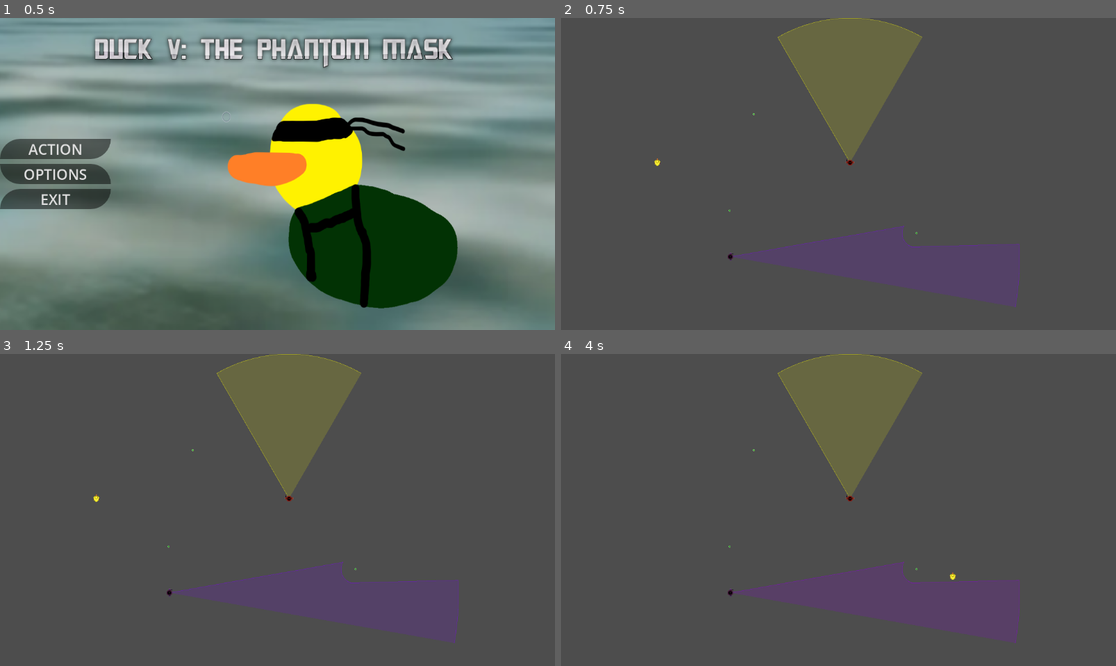
Above: before the commit, frames 1-4 (two rows, left to right).
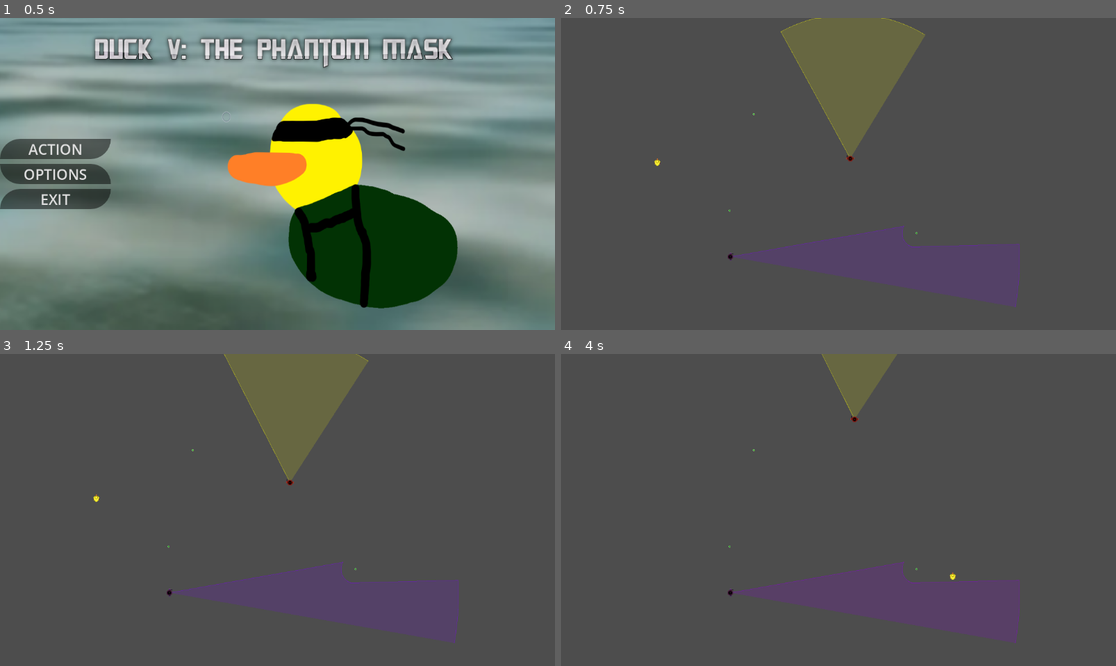
Above: after the commit, the same moments.

Repository: ArpaDeveloper/FGJ2026
Game: Godot game, scene res://scenes/mainmenu.tscn
Same seed, same stepped clock (60 frames per second), same inputs: the game is played once before the commit and once after it.
Inputs (mouse positions are in pixels of both pictures, inside the frame that each line leads up to):
- Up to frame 1 (0.5 s): no input
- Up to frame 2 (0.75 s): click "ACTION" at 0.5 s
- Up to frame 3 (1.25 s): no input
- Up to frame 4 (4 s): move the mouse to (960, 494) at 1.27 s; hold Right (ui_right) 1.28-2.03 s; move the mouse to (727, 525) at 2.02 s; hold Down (ui_down) 2.03-2.78 s; move the mouse to (894, 441) at 2.77 s; hold Right (ui_right) 2.78-3.53 s; move the mouse to (810, 572) at 3.52 s; hold Up (ui_up) from 3.53 s (still down)

Frame 1 is identical in both runs. In frame 2, 0.6% of the frame differs, in the area x 39-66%, y 0-48%; in frame 3, 1.7%; in frame 4, 5.1%.

Commit message:
Added patrolling

Diff:
--- a/scenes/test.tscn
+++ b/scenes/test.tscn
@@ -10,6 +10,12 @@
 
 [sub_resource type="CircleShape2D" id="CircleShape2D_bl13t"]
 radius = 20.0
+
+[sub_resource type="Curve2D" id="Curve2D_at5dv"]
+_data = {
+"points": PackedVector2Array(0, 0, 0, 0, 10, -174, 0, 0, 0, 0, 161, -192, 0, 0, 0, 0, 381, 179, 0, 0, 0, 0, -56, 299, 0, 0, 0, 0, -156, -190)
+}
+point_count = 5
 
 [sub_resource type="RectangleShape2D" id="RectangleShape2D_wall"]
 size = Vector2(1171, 50)
@@ -39,6 +45,9 @@
 [node name="Sprite2D" type="Sprite2D" parent="Enemy" unique_id=1301346956]
 modulate = Color(1, 0.3, 0.3, 1)
 texture = ExtResource("4_lpvoh")
+
+[node name="Path2D" type="Path2D" parent="Enemy" unique_id=1753122187]
+curve = SubResource("Curve2D_at5dv")
 
 [node name="SniperEnemy" type="CharacterBody2D" parent="." unique_id=514840430]
 position = Vector2(352, 496)
@@ -117,6 +126,7 @@
 texture = ExtResource("7_tree")
 
 [node name="Control" type="Control" parent="." unique_id=287212944]
+visible = false
 layout_mode = 3
 anchors_preset = 15
 anchor_right = 1.0
--- a/scripts/enemy.gd
+++ b/scripts/enemy.gd
@@ -1,34 +1,55 @@
 extends CharacterBody2D
 
 @export var speed: float = 100.0
+@export var patrol_speed: float = 50.0
 @export var detection_range: float = 300.0
 @export var detection_angle: float = 60.0
 @export var chase_angle: float = 120.0 # Wider angle while chasing
 @export var show_cone: bool = true
 @export var rotation_smoothing: float = 3.0 # higher = faster rotation
+@export var patrol_points: Array[Vector2] = []
+@export var patrol_wait_time: float = 1.0
+@export var return_delay: float = 2.0
 
 var player: Node2D = null
 var player_in_cone: bool = false
 var is_chasing: bool = false
+var current_patrol_index: int = 0
+var patrol_wait_timer: float = 0.0
+var is_waiting: bool = false
+var is_returning: bool = false
+var return_timer: float = 0.0
+var start_position: Vector2
 
 
 func _ready() -> void:
 	player = get_tree().get_first_node_in_group("player")
+	start_position = global_position
+
+	if patrol_points.is_empty():
+		var path = get_node_or_null("Path2D")
+		if path and path.curve:
+			for i in range(path.curve.point_count):
+				patrol_points.append(path.curve.get_point_position(i))
 
 
 func _physics_process(delta: float) -> void:
 	if not player:
 		return
 
-
 	if is_chasing:
 		player_in_cone = is_player_in_cone_no_los(chase_angle)
-		is_chasing = player_in_cone
+		if not player_in_cone:
+			# Lost the player, start return delay
+			is_chasing = false
+			is_returning = true
+			return_timer = return_delay
 	else:
 		# Need LOS to start chasing
 		player_in_cone = is_player_in_cone_with_los(detection_angle)
 		if player_in_cone:
 			is_chasing = true
+			is_returning = false
 
 	if is_chasing:
 		# Chase the player
@@ -46,12 +67,74 @@
 		if is_touching_player():
 			trigger_fail()
 			return
-	else:
-		velocity = Vector2.ZERO
-		move_and_slide()
+	elif is_returning:
+		# Wait before returning to patrol
+		return_timer -= delta
+		velocity = Vector2.ZERO
+		if return_timer <= 0:
+			is_returning = false
+			# Find nearest patrol point to return to
+			find_nearest_patrol_point()
+	else:
+		# Patrol behavior
+		patrol(delta)
 
 	if show_cone:
 		queue_redraw()
+
+
+func find_nearest_patrol_point() -> void:
+	if patrol_points.is_empty():
+		return
+
+	var min_distance = INF
+	var nearest_index = 0
+
+	for i in range(patrol_points.size()):
+		var global_point = start_position + patrol_points[i]
+		var distance = global_position.distance_to(global_point)
+		if distance < min_distance:
+			min_distance = distance
+			nearest_index = i
+
+	current_patrol_index = nearest_index
+
+
+func patrol(delta: float) -> void:
+	if patrol_points.is_empty():
+		velocity = Vector2.ZERO
+		return
+
+	# Wait at patrol point
+	if is_waiting:
+		patrol_wait_timer -= delta
+		if patrol_wait_timer <= 0:
+			is_waiting = false
+			current_patrol_index = (current_patrol_index + 1) % patrol_points.size()
+		velocity = Vector2.ZERO
+		move_and_slide()
+		return
+
+	# Move to current patrol point
+	var target = patrol_points[current_patrol_index]
+	# Patrol points are offsets from starting position
+	var global_target = start_position + target
+	var direction = (global_target - global_position)
+	var distance = direction.length()
+
+	if distance < 10: # Reached patrol point
+		is_waiting = true
+		patrol_wait_timer = patrol_wait_time
+		velocity = Vector2.ZERO
+	else:
+		direction = direction.normalized()
+		velocity = direction * patrol_speed
+
+		# Smoothly rotate to face movement direction
+		var target_rotation = direction.angle() + PI / 2
+		rotation = lerp_angle(rotation, target_rotation, rotation_smoothing * delta)
+
+	move_and_slide()
 
 
 func is_touching_player() -> bool:
